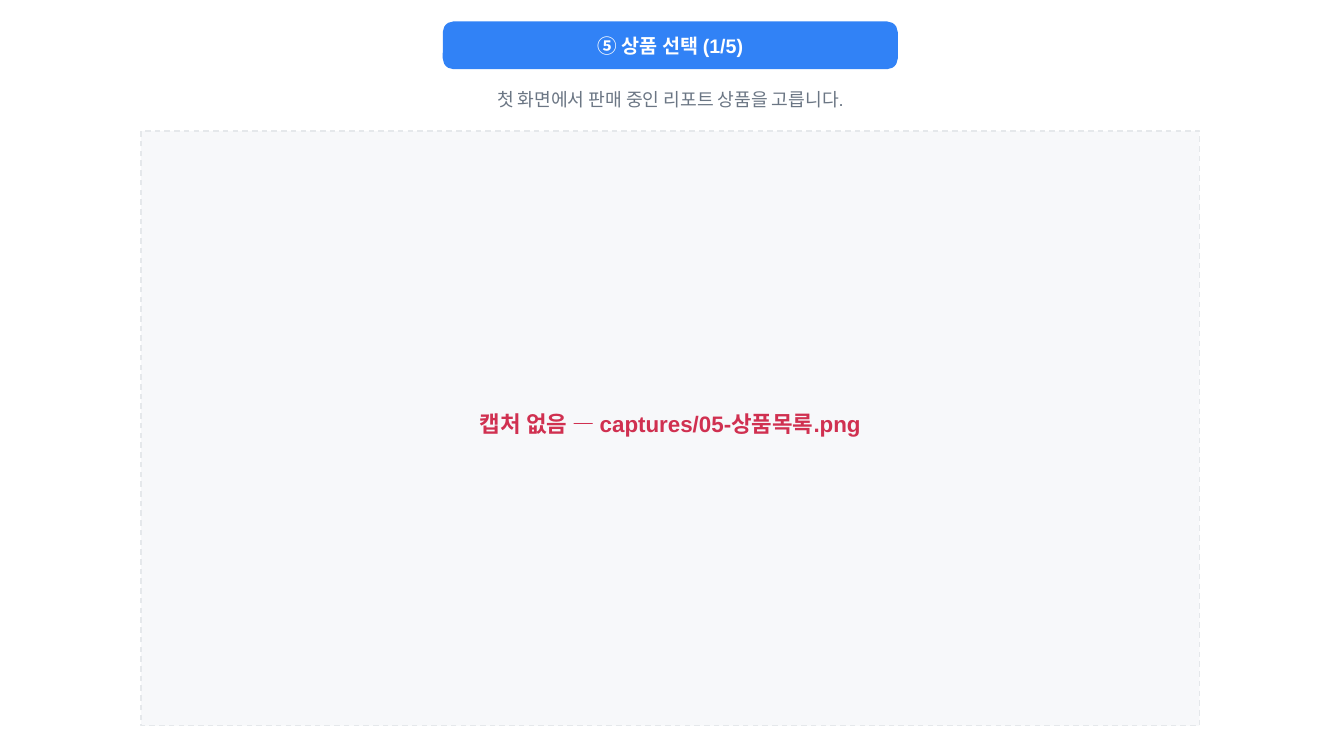
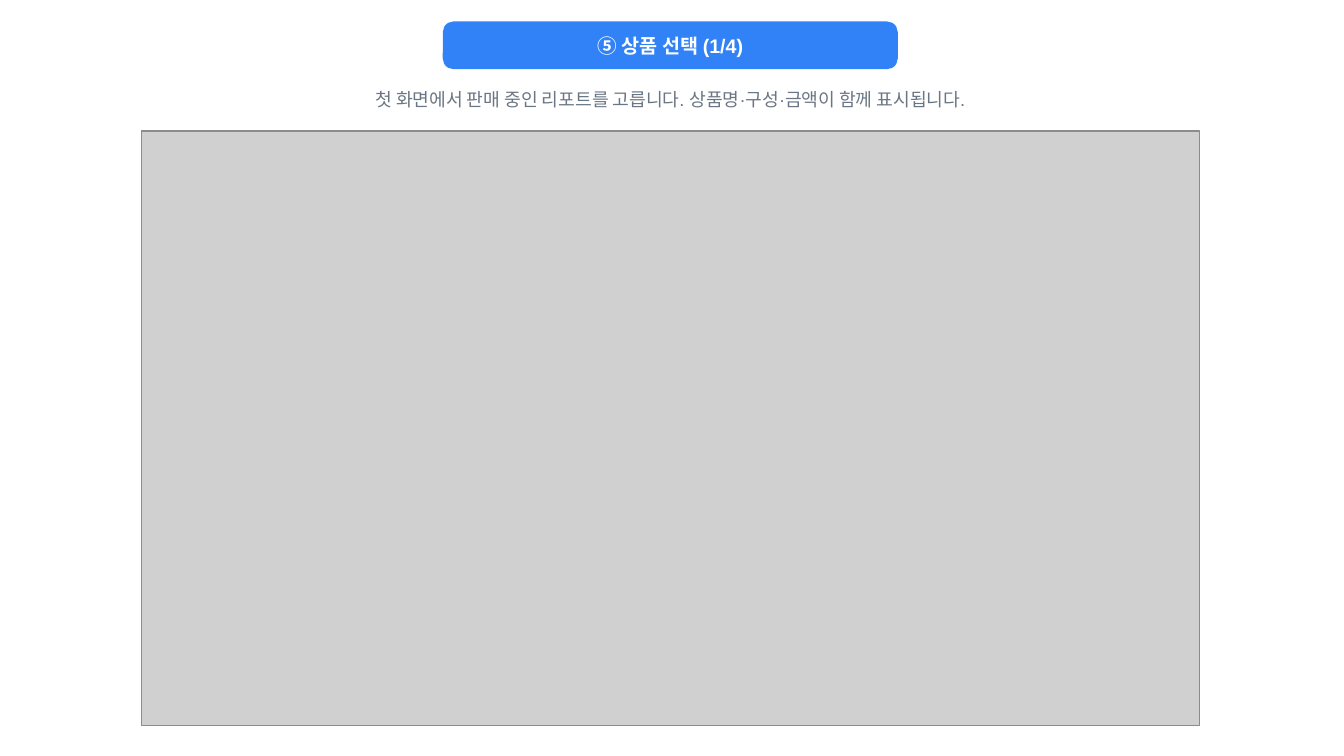
Before and after one commit to seozenee/unmyeongdaero, a slide deck: slide 5 of docs/토스페이먼츠/결제경로_운명대로.pptx. Drawn at 1344x756 pixels with LibreOffice and Linux fonts; fonts in the diff are those of the drawing; grey boxes stand for pictures. Boxes give left, top, right and bottom in pixels: in the first picture for what was removed or moved away, otherwise in the second. Text is boxed around its words. In the diff, an @@ line names an element or a change of style, - is before the commit and + after.

```diff
--- a/docs/토스페이먼츠/결제경로_운명대로.pptx
+++ b/docs/토스페이먼츠/결제경로_운명대로.pptx
@@ text at [597, 36, 743, 57]: text changed @@
-⑤ 상품 선택 (1/5)
+⑤ 상품 선택 (1/4)
@@ text at [375, 91, 965, 108]: text changed @@
-첫 화면에서 판매 중인 리포트 상품을 고릅니다.
+첫 화면에서 판매 중인 리포트를 고릅니다. 상품명·구성·금액이 함께 표시됩니다.
@@ rectangle removed at [141, 131, 1200, 726] @@
@@ picture added at [141, 131, 1200, 726] @@
@@ text removed at [480, 413, 861, 437] @@
-캡처 없음 — captures/05-상품목록.png
```
Also in this commit, not shown: 8 other slides changed, 2 slides added, 1 slide removed, 19 other files.
